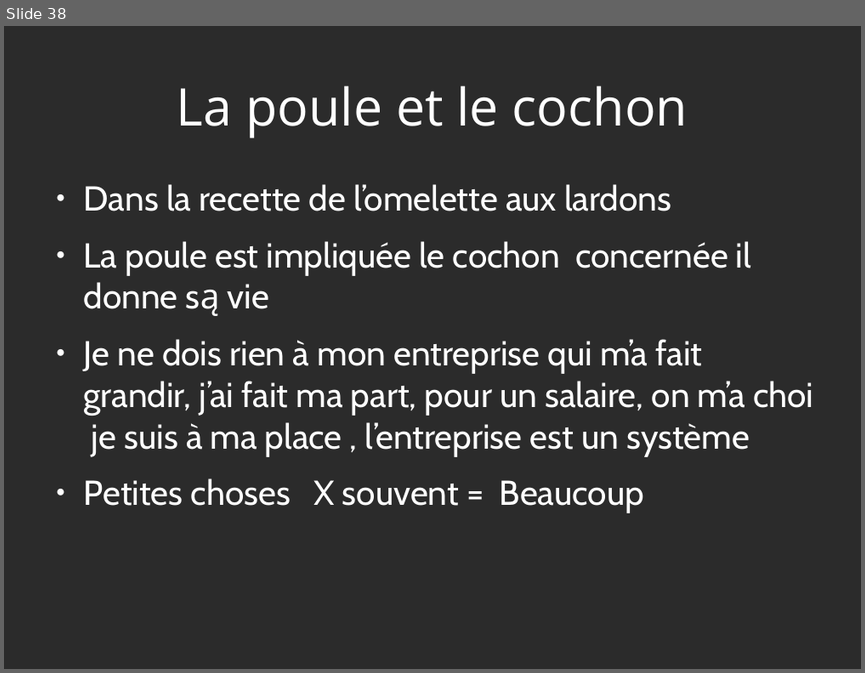
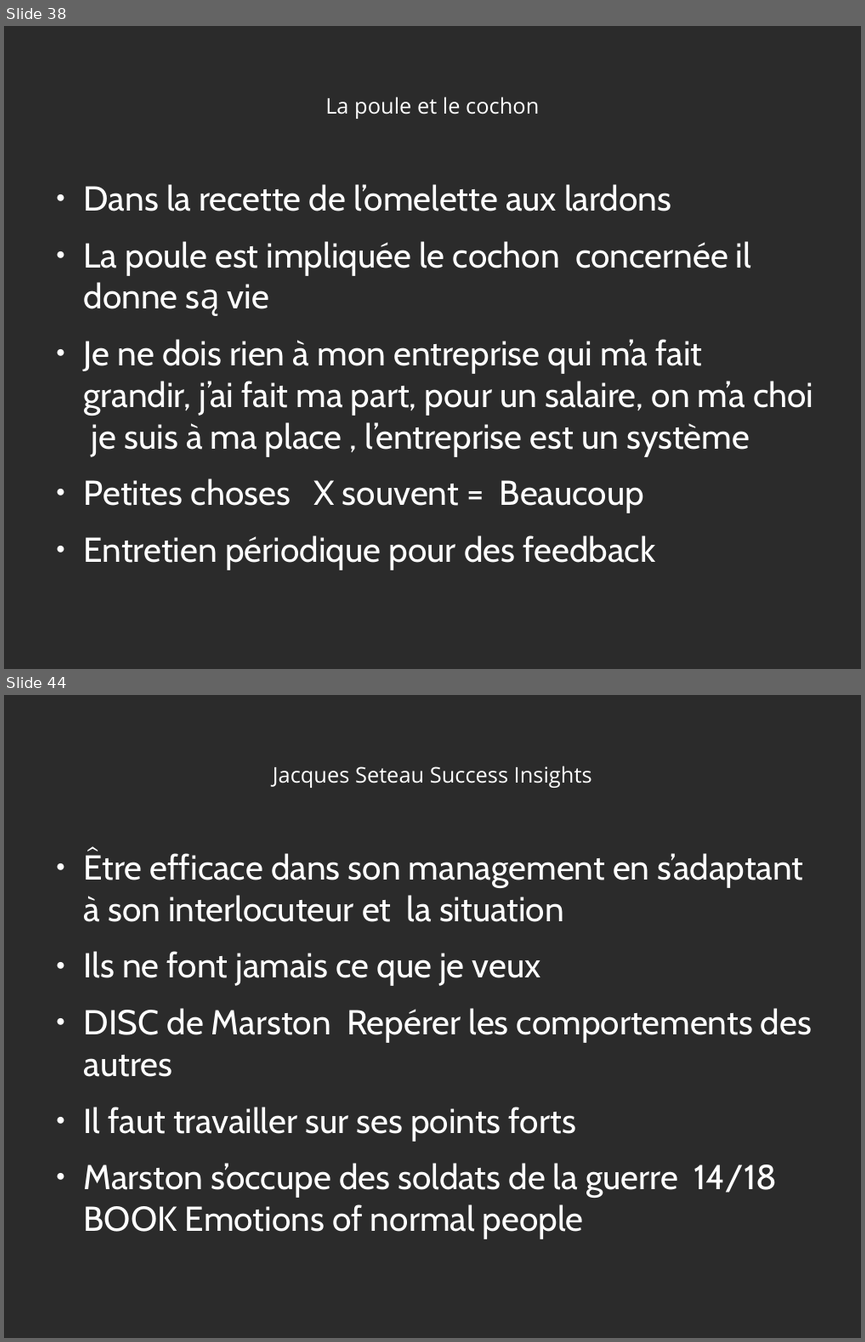
Before and after one commit to heylve/current, a slide deck: admin_perso/germe_formation.odp. Shown one above the other, each under a label of ours: slide 38 before the commit, slides 38 and 44 after it; the slides between them are not shown. The pictures are 865x673 and 865x1342 pixels, drawn with LibreOffice and Linux fonts; fonts in the diff are those of the drawing; background and template pictures are left out; a plain dark background stands for a picture behind light text. Boxes give left, top, right and bottom in pixels: in the first picture for what was removed or moved away, otherwise in the second. Text is boxed around its words. In the diff, an @@ line names an element or a change of style, - is before the commit and + after.

```diff
--- a/admin_perso/germe_formation.odp
+++ b/admin_perso/germe_formation.odp
@@ slide 44 added at <box>4,695,861,1338</box>, background picture (left out) @@
@@ title added at <box>273,766,592,788</box>, 20 pt, text #FFFFFF @@
+Jacques Seteau Success Insights
@@ text added at <box>84,850,812,1238</box>, 32 pt, text #FFFFFF @@
+● Être efficace dans son management en s’adaptant à son interlocuteur et la situation
+● Ils ne font jamais ce que je veux
+● DISC de Marston Repérer les comportements des autres
+● Il faut travailler sur ses points forts
+● Marston s’occupe des soldats de la guerre 14/18 BOOK Emotions of normal people
@@ slide 38 changed as well @@
@@ title "La poule et le cochon" at <box>325,97,539,119</box>: size 48 to 20 pt @@
@@ text at <box>84,535,656,569</box>: paragraph added @@
+● Entretien périodique pour des feedback
```
Also in this commit, not shown: 36 other slides changed, 25 other slides added, 1 other file.
